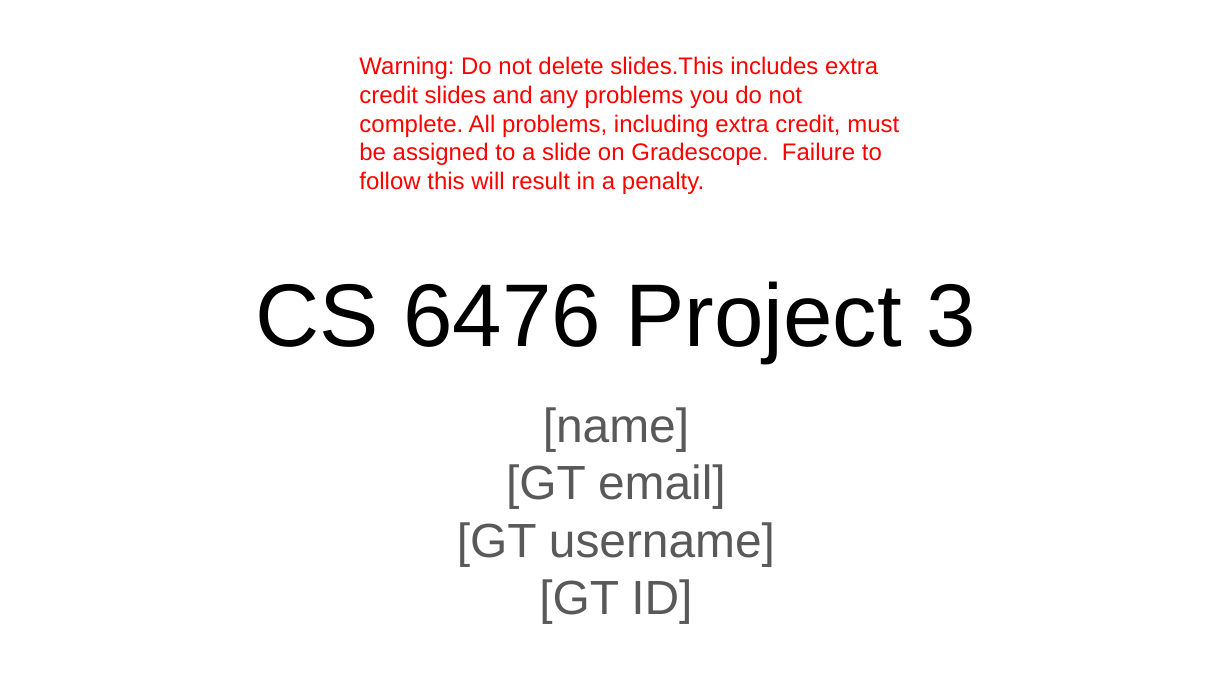
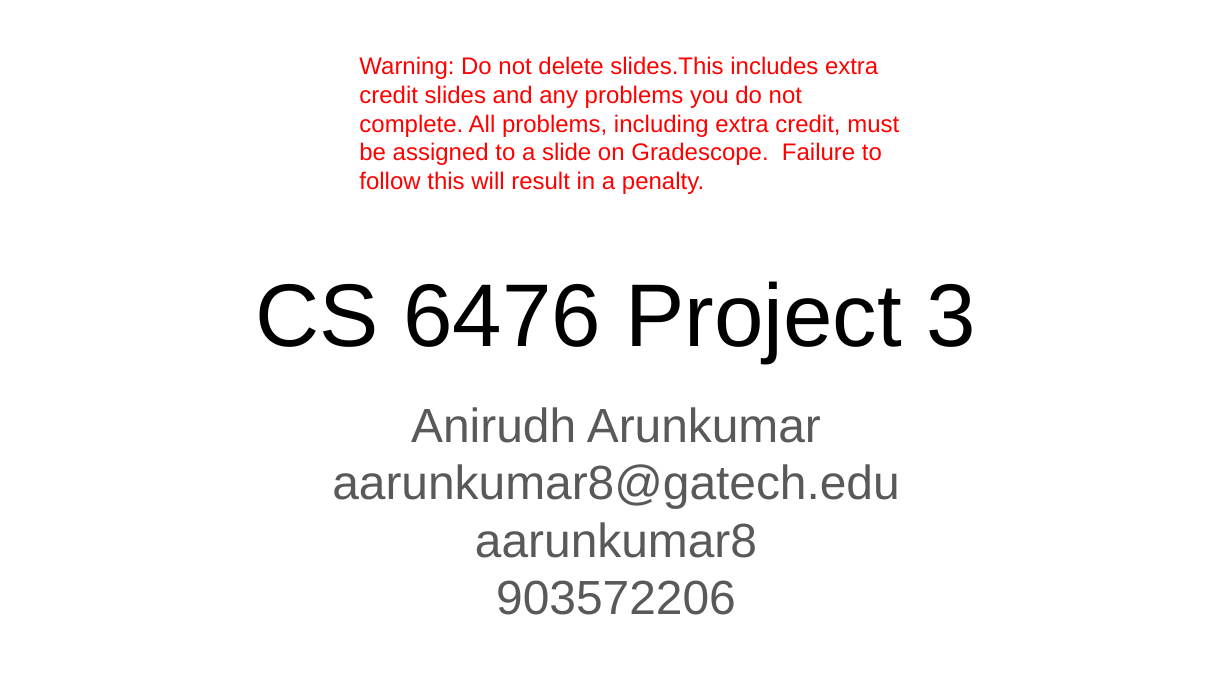
Before and after one commit to anirudh-arunkumar/ComputerVision, a slide deck: slide 1 of project-3-main/docs/proj3_report.pptx. Drawn at 1232x693 pixels with LibreOffice and Linux fonts; fonts in the diff are those of the drawing. Boxes give left, top, right and bottom in pixels: in the first picture for what was removed or moved away, otherwise in the second. Text is boxed around its words. In the diff, an @@ line names an element or a change of style, - is before the commit and + after.

```diff
--- a/project-3-main/docs/proj3_report.pptx
+++ b/project-3-main/docs/proj3_report.pptx
@@ subtitle at box(332, 407, 899, 615): text changed @@
-[name]
-[GT email]
-[GT username]
-[GT ID]
+Anirudh Arunkumar
+aarunkumar8@gatech.edu
+aarunkumar8
+903572206
```
Also in this commit, not shown: 12 other slides changed, 1 slide added, 1 slide removed, 14 other files.
